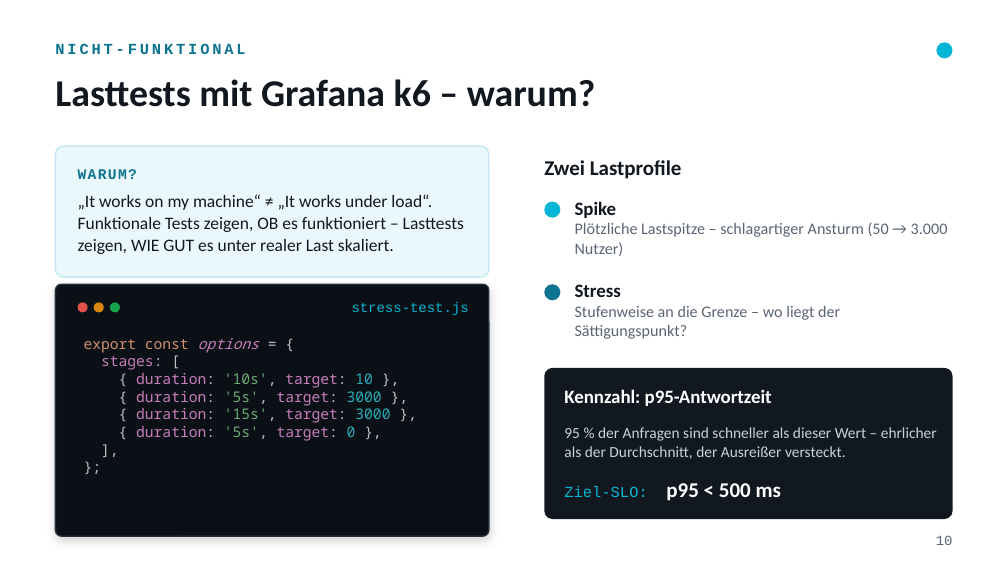
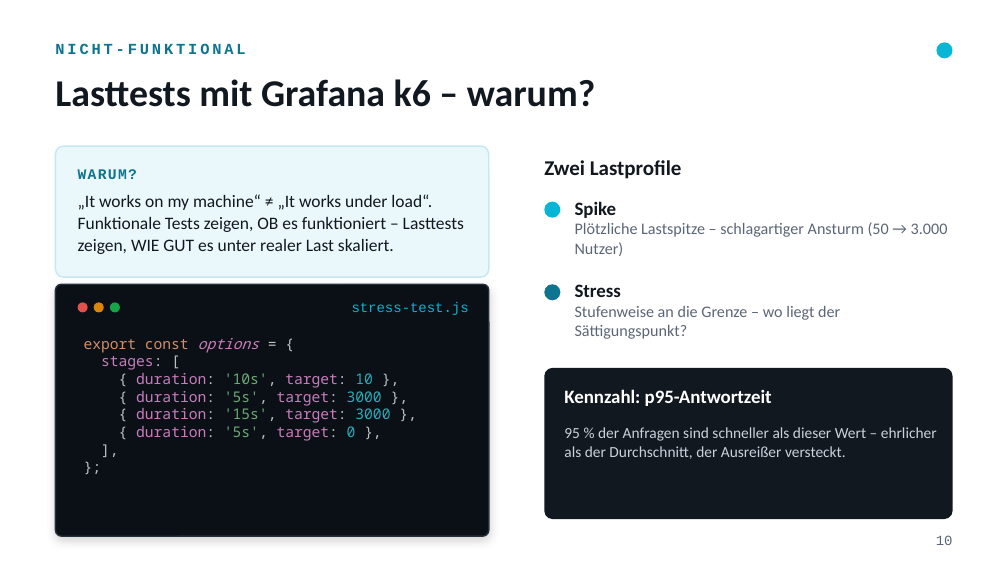
Before and after one commit to a-pointner/nodejs-shopping-cart, a slide deck: slide 9 of PRESENTATION.pptx. Drawn at 1008x567 pixels with LibreOffice and Linux fonts; fonts in the diff are those of the drawing. Boxes give left, top, right and bottom in pixels: in the first picture for what was removed or moved away, otherwise in the second. Text is boxed around its words. In the diff, an @@ line names an element or a change of style, - is before the commit and + after.

```diff
--- a/PRESENTATION.pptx
+++ b/PRESENTATION.pptx
@@ text removed at (564, 483, 781, 501) @@
-Ziel-SLO: p95 < 500 ms
```
Also in this commit, not shown: 10 other slides changed, 2 slides removed, 1 other file.
